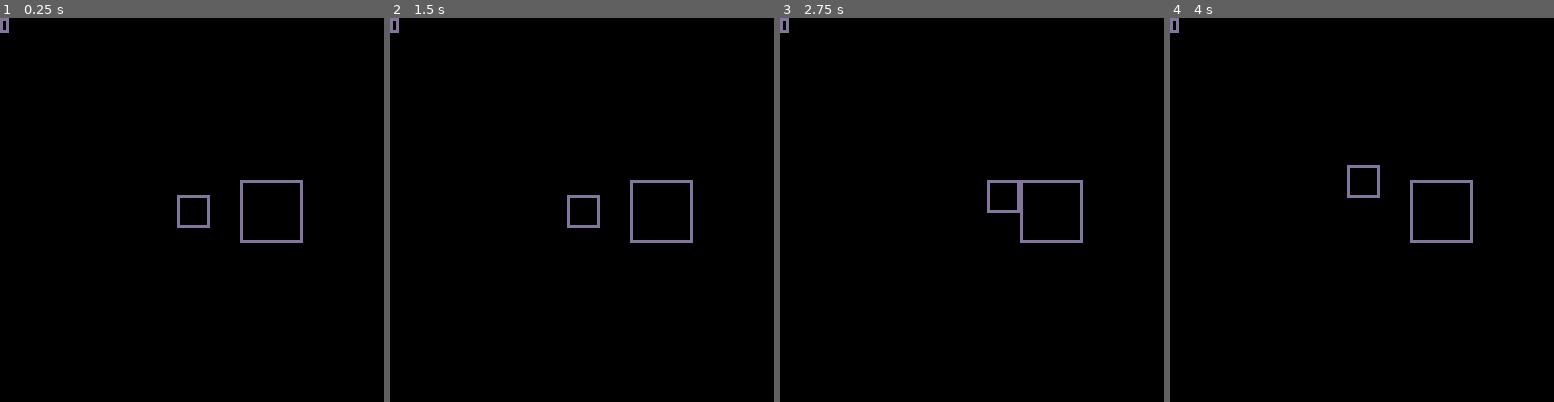
Above: before the commit, frames 1-4 (left to right).
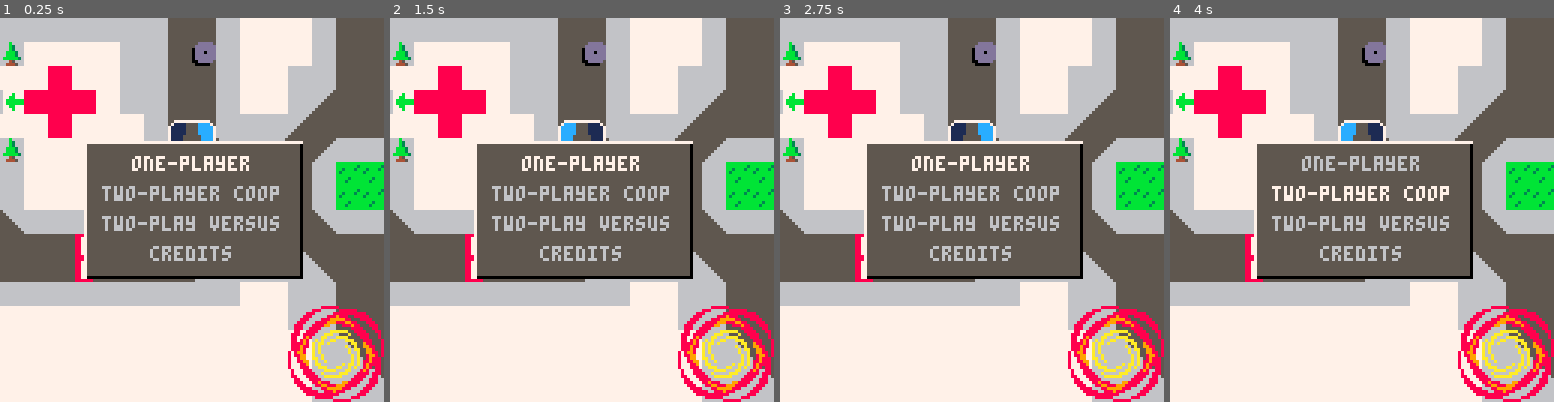
Above: after the commit, the same moments.

Repository: GraulierBrice/ludum-dare-46
Game: PICO-8 cartridge keep-it-alive.p8
The game is run twice, just before and just after one commit, with the same random seed, the same clock (stepped at 60 frames per second) and the same inputs.
Inputs:
- Up to frame 1 (0.25 s): no input
- Up to frame 2 (1.5 s): no input
- Up to frame 3 (2.75 s): hold Right 1.6-2.1 s; hold Up 2.15-2.42 s; hold Right from 2.47 s (still down)
- Up to frame 4 (4 s): release Right at 3.03 s; hold Left 3.08-3.58 s; hold Down 3.63-3.97 s

The runs differ from the first frame. In frame 1, 99% of the frame differs, in the area x 0-100%, y 0-100%; in frame 2, 99%; in frame 3, 99%; in frame 4, 99%.

Commit message:
Sprites and menus

Diff:
--- a/keep-it-alive.p8
+++ b/keep-it-alive.p8
@@ -3,7 +3,15 @@
 __lua__
 -- configs and global data
 game={
-	play=true,
+	play=false,
+	menu_id=1,
+	gyro=0,
+	menu_select=1
+}
+
+cam={
+	x=104,
+	y=32
 }
 
 phy={
@@ -12,10 +20,7 @@
 	bounce=0.5
 }
 
-cam={
-	x=0,
-	y=0
-}
+
 -->8
 -- main program
 function _init()
@@ -24,9 +29,7 @@
 end
 
 function _update60()
-	cls()
-
-	if (game.play) then
+	if game.play then
 		game_update()
 	else
 		menu_update()
@@ -34,10 +37,23 @@
 end
 
 function _draw()
-	if (game.play) then
+	cls()
+	gyro_colours()
+	if game.play then
 		game_draw()
 	else
 		menu_draw()
+	end
+end
+
+function gyro_colours()
+	game.gyro=game.gyro%50+1
+	if game.gyro > 25 then
+		pal(2,12)
+		pal(1,1)
+	else
+		pal(2,1)
+		pal(1,12)
 	end
 end
 
@@ -56,23 +72,49 @@
 end
 
 function game_draw()
-	if (col_overlap_col(a, b)) then
-		color(7)
-	else
-		color(13)
-	end
-	col_draw(a)
-	col_draw(b)
+
+
 end
 
 -->8
 -- menu program
+local menus = {
+	{
+		opts={"one-player","two-player coop","two-play versus","credits"},
+		l=72,
+		w=45
+	},
+	display = function(menu)
+		draw_menu_box(cam.x+64-menu.l/2,cam.y+64-menu.w/2,menu.l,menu.w,menu.opts) end
+	}
+
 function menu_update()
-
+	if (btnp(2)) game.menu_select = max(game.menu_select-1,1)
+	if (btnp(3)) game.menu_select = min(game.menu_select+1,#menus[game.menu_id].opts)
 end
 
 function menu_draw()
-
+	camera(cam.x,cam.y)
+	map(0,0,0,0,128,128)
+	menus.display(menus[game.menu_id])
+	spr(108,cam.x+96,cam.y+96,4,2)
+	spr(108,cam.x+96,cam.y+112,4,2,true,true)
+end
+
+function draw_menu_box(x,y,l,w, opts)
+	local off_set = 1
+	spr(20,x+l/2-8,y-7)
+	spr(21,x+l/2,y-7)
+	rectfill(x,y,x+l,y+w,5)
+	line(x,y+w,x+l,y+w,0)
+	line(x+l,y,x+l,y+w,0)
+	line(x,y,x+l,y,7)
+	line(x,y,x,y+w,7)
+	foreach(opts, function(s) selection(off_set) print(s,x+l/2-#s*2,y+off_set*10-5) off_set+=1 end)
+end
+
+function selection(n)
+	if game.menu_select==n then color(7) else color(6) end
 end
 
 -->8
@@ -383,6 +425,85 @@
 
 
 
+…(56 lines of a section not shown)…
 __gff__
-0102010000000000000000000000000000000000000000000000000000000000000000000000000000000000000000000000000000000000000000000000000000000000000000000000000000000000000000000000000000000000000000000000000000000000000000000000000000000000000000000000000000000000
+0102020000000000000000000000000001090100000000000000000000000000010104010000000000000000000000000400000000000000000000000000000000000000000000000000000000000000000000000000000000000000000000000000000000000000000000000000000000000000000000000000000000000000
 0000000000000000000000000000000000000000000000000000000000000000000000000000000000000000000000000000000000000000000000000000000000000000000000000000000000000000000000000000000000000000000000000000000000000000000000000000000000000000000000000000000000000000
+__map__
+0b0b0b0b0b0b1212121212121212121212121212121212121212121212121212121212121212121207070707070707070700000000000000000000000000000000000000000000000000000000000000000000000000000000000000000000000000000000000000000000000000000000000000000000000000000000000000
+0b0b0b0b0b0b1212303531313131313131313131313131313131313131313131313131323012121207070707070707070700000000000000000000000000000000000000000000000000000000000000000000000000000000000000000000000000000000000000000000000000000000000000000000000000000000000000
+0b0b0b0b0b0b1212303131343030303030303033313131313131313131313131313131313230121207070707070707070700000000000000000000000000000000000000000000000000000000000000000000000000000000000000000000000000000000000000000000000000000000000000000000000000000000000000
+0b0b0b0b0b0b1212303331323020303030303030313134303030333131343030303331313130121207070707070707070700000000000000000000000000000000000000000000000000000000000000000000000000000000000000000000000000000000000000000000000000000000000000000000000000000000000000
+0b0b0b0b0b0b1212123033313230303030303030313130121212303131301212303033313130121207070707070707070700000000000000000000000000000000000000000000000000000000000000000000000000000000000000000000000000000000000000000000000000000000000000000000000000000000000000
+0b0b0b0b0b0b1212121230313120121212123030312430121212303131301212123030333130121207070707070707070700000000000000000000000000000000000000000000000000000000000000000000000000000000000000000000000000000000000000000000000000000000000000000000000000000000000000
+0b0b0b0b0b0b1212121230311312121012123030313130121230303131303012123030303130121207070707070707070700000000000000000000000000000000000000000000000000000000000000000000000000000000000000000000000000000000000000000000000000000000000000000000000000000000000000
+0b0b0b0b0b0b1212121230311311101010123030313130121230353131323030303030303130121207070707070707070700000000000000000000000000000000000000000000000000000000000000000000000000000000000000000000000000000000000000000000000000000000000000000000000000000000000000
+0b0b0b0b0b0b1212121230311312121012121230313130303035313131313230303030303130121207070707070707070700000000000000000000000000000000000000000000000000000000000000000000000000000000000000000000000000000000000000000000000000000000000000000000000000000000000000
+0b0b0b0b0b121212121230313120121212121230313132303531343030333132303030303130121207070707070707070700000000000000000000000000000000000000000000000000000000000000000000000000000000000000000000000000000000000000000000000000000000000000000000000000000000000000
+0b0b0b0b0b121212121230313130121212121230313131313131302323303131313131313130121207070707070707070700000000000000000000000000000000000000000000000000000000000000000000000000000000000000000000000000000000000000000000000000000000000000000000000000000000000000
+0b0b0b0b0b121212121230313130121212123030313131313131302323303131313131313130121207070707070707070700000000000000000000000000000000000000000000000000000000000000000000000000000000000000000000000000000000000000000000000000000000000000000000000000000000000000
+0707070707121212121230313132303030303035313134303331323030353134303030353130121207070707070707070700000000000000000000000000000000000000000000000000000000000000000000000000000000000000000000000000000000000000000000000000000000000000000000000000000000000000
+0707070707121212121230313131313122313131313130303033313131313430303035313130121207070707070707070700000000000000000000000000000000000000000000000000000000000000000000000000000000000000000000000000000000000000000000000000000000000000000000000000000000000000
+0707070707121212121230333131313122313131313430303030333131343030303531313430121207070707070707070700000000000000000000000000000000000000000000000000000000000000000000000000000000000000000000000000000000000000000000000000000000000000000000000000000000000000
+0000000000121212121212303030303030303030303030121230303131303030353131343012121200000000000000000000000000000000000000000000000000000000000000000000000000000000000000000000000000000000000000000000000000000000000000000000000000000000000000000000000000000000
+0000000000121212121212121212121212121212121212121230303131303035313134301212121200000000000000000000000000000000000000000000000000000000000000000000000000000000000000000000000000000000000000000000000000000000000000000000000000000000000000000000000000000000
+0000000000121212121212121212121212121212121212121212303331313131313430121212121200000000000000000000000000000000000000000000000000000000000000000000000000000000000000000000000000000000000000000000000000000000000000000000000000000000000000000000000000000000
+0000000000121212121212121212121212121212121212121212303033313131343012121212121200000000000000000000000000000000000000000000000000000000000000000000000000000000000000000000000000000000000000000000000000000000000000000000000000000000000000000000000000000000
+0000000000001212121212121212121212121212121212121212303030303030301212121212121200000000000000000000000000000000000000000000000000000000000000000000000000000000000000000000000000000000000000000000000000000000000000000000000000000000000000000000000000000000
+0000000000001212121212121212121212121212121212121212123030303030121212121212121200000000000000000000000000000000000000000000000000000000000000000000000000000000000000000000000000000000000000000000000000000000000000000000000000000000000000000000000000000000
+0000000000001212121212121212121212121212121212121212121212121212121212121212000000000000000000000000000000000000000000000000000000000000000000000000000000000000000000000000000000000000000000000000000000000000000000000000000000000000000000000000000000000000
Not shown, changed: 72 lines of the sprite sheet (__gfx__) section of keep-it-alive.p8
